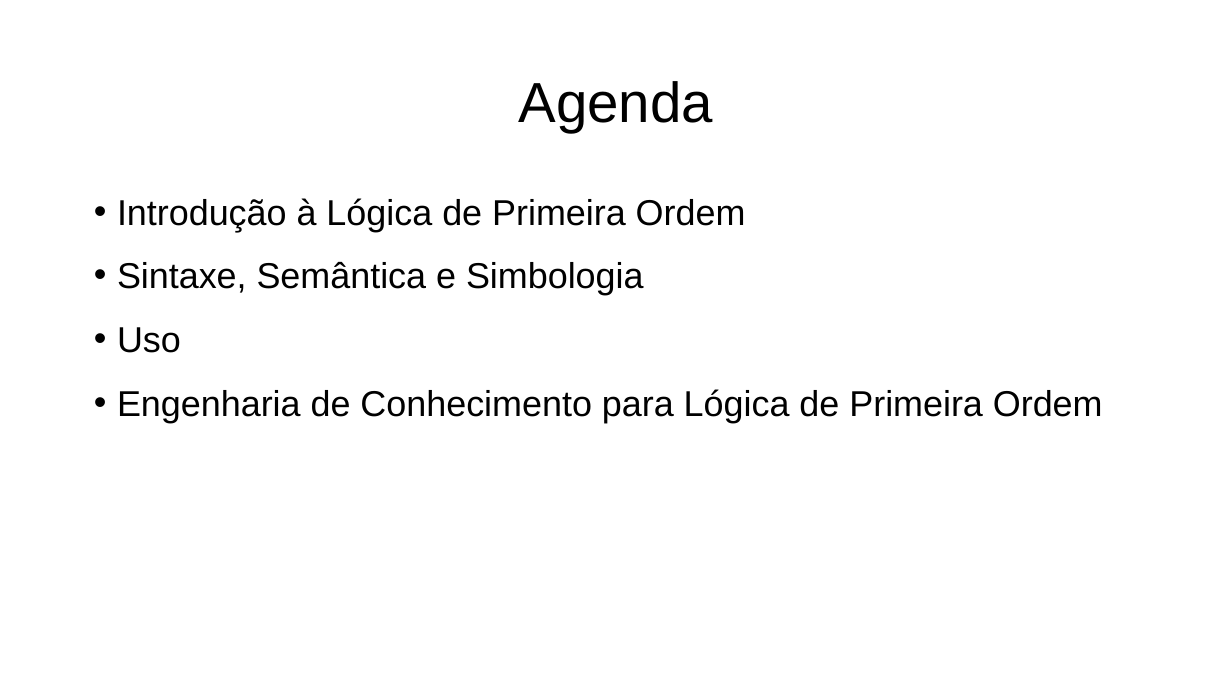
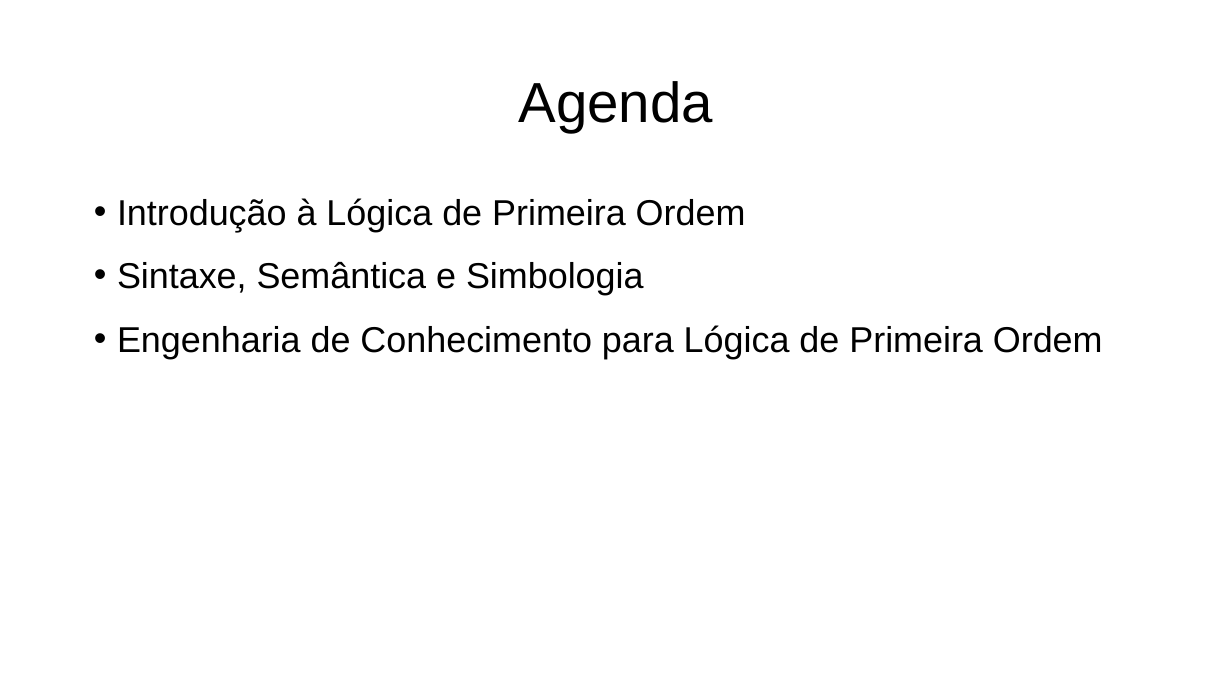
Before and after one commit to vbob/Engenharia, a slide deck: slide 2 of 8º Período/Inteligência Artificial/Lógica de Primeira Ordem.pptx. Drawn at 1232x693 pixels with LibreOffice and Linux fonts; fonts in the diff are those of the drawing. Boxes give left, top, right and bottom in pixels: in the first picture for what was removed or moved away, otherwise in the second. Text is boxed around its words. In the diff, an @@ line names an element or a change of style, - is before the commit and + after.

```diff
--- a/8º Período/Inteligência Artificial/Lógica de Primeira Ordem.pptx
+++ b/8º Período/Inteligência Artificial/Lógica de Primeira Ordem.pptx
@@ text at (117, 327, 181, 353): paragraph removed @@
-• Uso
```
Also in this commit, not shown: 1 other slide changed, 5 slides added, 1 other file.
